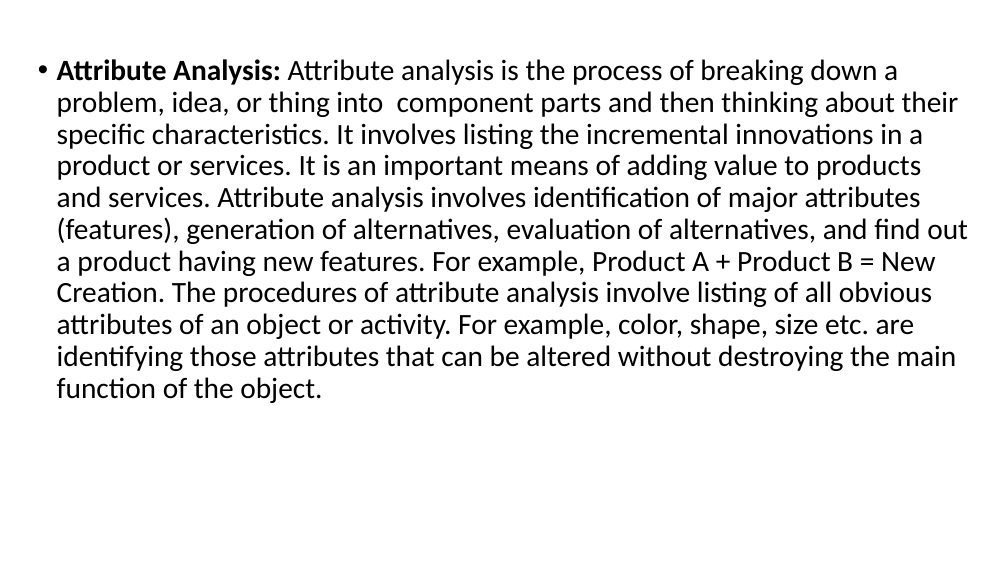
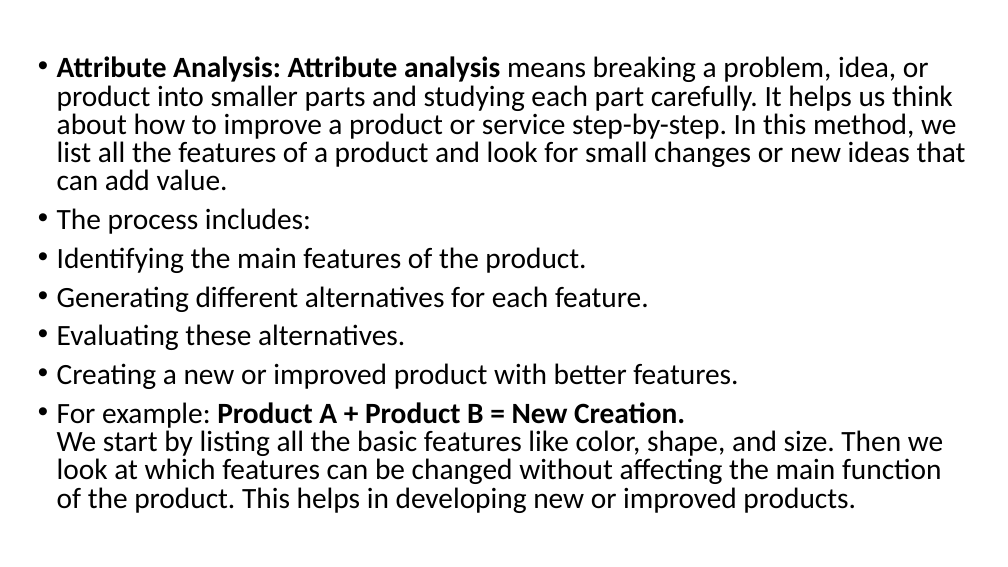
Before and after one commit to manishshrestha01/BE-Computer, a slide deck: slide 100 of Semester 7/Entrepreneurship and Professional Pratice/PEC/second chapter entrepreneurship.pptx. Drawn at 1008x567 pixels with LibreOffice and Linux fonts; fonts in the diff are those of the drawing. Boxes give left, top, right and bottom in pixels: in the first picture for what was removed or moved away, otherwise in the second. Text is boxed around its words. In the diff, an @@ line names an element or a change of style, - is before the commit and + after.

```diff
--- a/Semester 7/Entrepreneurship and Professional Pratice/PEC/second chapter entrepreneurship.pptx
+++ b/Semester 7/Entrepreneurship and Professional Pratice/PEC/second chapter entrepreneurship.pptx
@@ text at [57,56,966,513]: text changed @@
-• Attribute Analysis: Attribute analysis is the process of breaking down a problem, idea, or thing into component parts and then thinking about their specific characteristics. It involves listing the incremental innovations in a product or services. It is an important means of adding value to products and services. Attribute analysis involves identification of major attributes (features), generation of alternatives, evaluation of alternatives, and find out a product having new features. For example, Product A + Product B = New Creation. The procedures of attribute analysis involve listing of all obvious attributes of an object or activity. For example, color, shape, size etc. are identifying those attributes that can be altered without destroying the main function of the object.
+• Attribute Analysis: Attribute analysis means breaking a problem, idea, or product into smaller parts and studying each part carefully. It helps us think about how to improve a product or service step-by-step. In this method, we list all the features of a product and look for small changes or new ideas that can add value.
+• The process includes:
+• Identifying the main features of the product.
+• Generating different alternatives for each feature.
+• Evaluating these alternatives.
+• Creating a new or improved product with better features.
+• For example: Product A + Product B = New Creation.
+  We start by listing all the basic features like color, shape, and size. Then we look at which features can be changed without affecting the main function of the product. This helps in developing new or improved products.
```
Also in this commit, not shown: 2 other slides changed, 17 other files.
